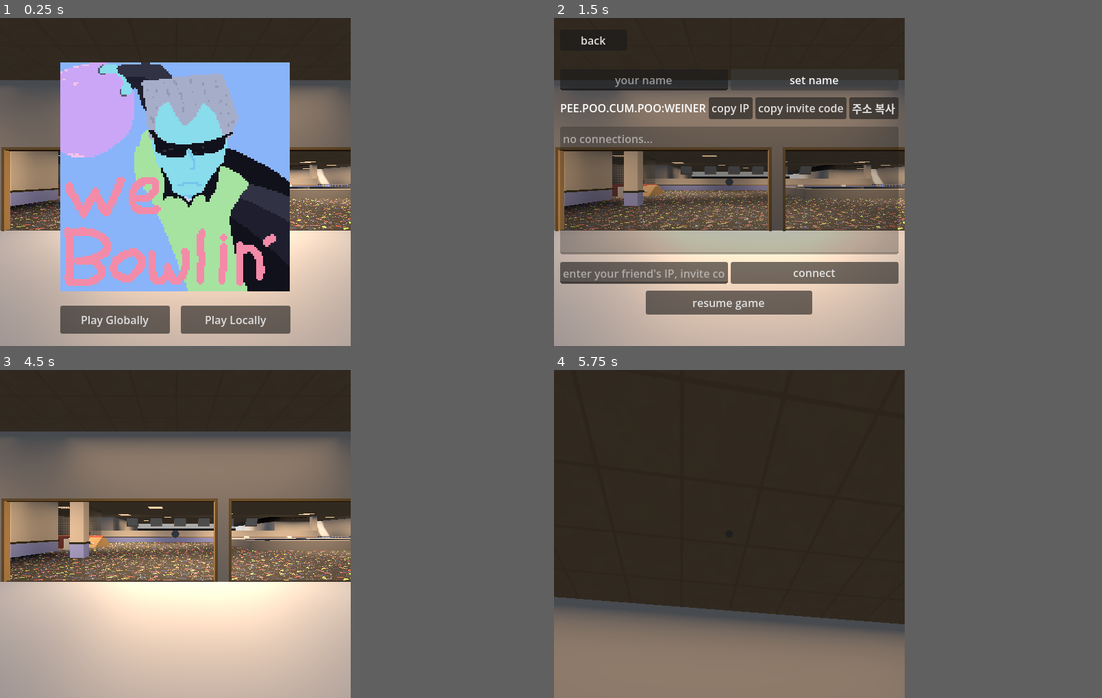
Above: before the commit, frames 1-4 (two rows, left to right).
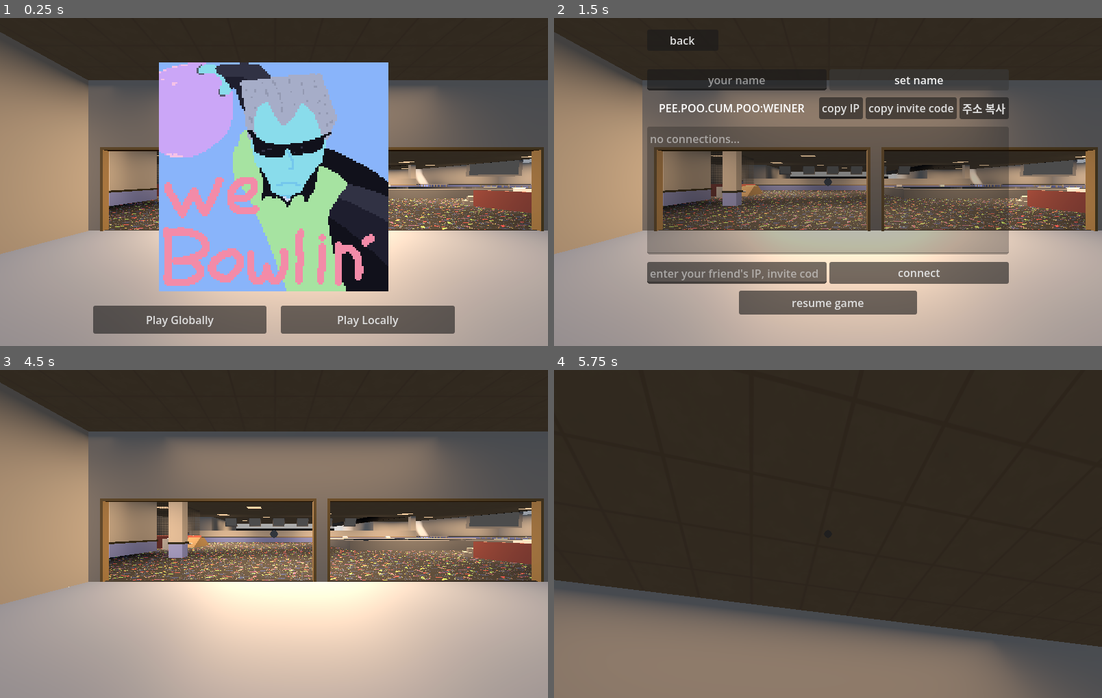
Above: after the commit, the same moments.

Repository: fennylol/wee_bowling
Game: Godot game, scene res://wee_bowlin.tscn
Two runs of this game, one before a commit and one after it. Both use one fixed random seed, a clock stepped at 60 frames per second and the inputs below.
Inputs (mouse positions are in pixels of both pictures, inside the frame that each line leads up to):
- Up to frame 1 (0.25 s): no input
- Up to frame 2 (1.5 s): click "Play Globally" at 0.5 s; click "set name" at 1.25 s
- Up to frame 3 (4.5 s): click "copy IP" at 2 s; click "copy invite code" at 2.75 s; click "주소 복사" at 3.5 s; click "resume game" at 4.25 s
- Up to frame 4 (5.75 s): tap Enter at 5 s; move the mouse to (751, 534) at 5.02 s; hold W (up) from 5.03 s (still down); click (751, 534) at 5.1 s; tap Space (jump) at 5.27 s
In our replay, the window is 512x480 before the commit and 800x480 after it. These sizes can differ from the game's own. Grey fills any space a smaller window leaves; there, only what the larger window draws over its background counts as a difference.

The runs differ from the first frame. In frame 1, 74% of the frame differs, in the area x 0-100%, y 4-100%; in frame 2, 56%; in frame 3, 57%; in frame 4, 10%.

Commit message:
slgiht networking changes
 so hopefully coop doesnt frame out anymore

Diff:
--- a/game_objects/ball/ball.gd
+++ b/game_objects/ball/ball.gd
@@ -50,7 +50,7 @@
    mass = 50 #lerp(MIN_WEIGHT, MAX_WEIGHT, 1-attribute_a)
 
    var phys_mat := PhysicsMaterial.new()
-   phys_mat.bounce = 0.25 #lerp(MIN_BOUNCE, MAX_BOUNCE, inverse_lerp(0.5,0.8,attribute_b))
+   phys_mat.bounce = 0.35 #lerp(MIN_BOUNCE, MAX_BOUNCE, inverse_lerp(0.5,0.8,attribute_b))
    physics_material_override = phys_mat
 
    set_name("Ball_" + str(int(attribute_a*100)) + "_" + str(int(attribute_b)))
--- a/game_objects/ball/ball_machines/ball_machine.gd
+++ b/game_objects/ball/ball_machines/ball_machine.gd
@@ -28,7 +28,7 @@
 
 func _return_ball(ball: Ball) -> void:
    ball.position = Vector3(0,1,-0.1)
-   ball.linear_velocity = Vector3(0.0,0.0,-2.5) * basis
+   ball.linear_velocity = Vector3(0.0,0.0,-1.5) * basis
    ball.IsCleared = false
    # so a peer that hasn't returned this ball yet can't clear it again
    ball.ClaimCounter += 1
--- a/multiplayer/OneTruePingus.gd
+++ b/multiplayer/OneTruePingus.gd
@@ -56,15 +56,8 @@
       if rx.search(str(new_port)): ExternPort = new_port
 ## a unique ID to differentiate our traffic on the network
 var NetworkID  : int               = 0
-## the local address we are sending from. [b]READONLY[/b]
-var LocalAddr  : String            = "":
-   set(new_val): LocalAddr = new_val
-   get():
-      for address in IP.get_local_addresses():
-         if _is_private_ipv4(address):
-            LocalAddr = address
-            return address
-      return "PEE.POO.CUM.POO"
+## the local address we are sending from. cached, see [method refresh_local_addr]. [b]READONLY[/b]
+var LocalAddr  : String            = "PEE.POO.CUM.POO"
 ## the local port we are sending from. [b]READONLY[/b]
 var LocalPort  : int               = 0:
    set(new_val): LocalPort = new_val
@@ -92,6 +85,7 @@
 func _init(external_address: String = "", network_id: int = 0, custom_stun_addr: String = "") -> void:
    NetworkID = network_id
    ExternAddr = external_address
+   refresh_local_addr()
    var bind_err = _Udp.bind(0)
    if bind_err != OK: _emit_control("ERROR: OneTruePingus failed to bind UDP socket"); return
    if NetworkID  == 0: _discover_network_id()
@@ -141,7 +135,16 @@
    if external:
       if ExternAddr == "" or ExternPort == -1: return "PEE.POO.CUM.POO:WEINER"
       return ExternAddr + ":" + (str(ExternPort) if ExternAddr != "PEE.POO.CUM.POO" else "WEINER" )
-   else: return LocalAddr + ":" + (str(LocalPort) if LocalAddr != "PEE.POO.CUM.POO" else "WEINER" )
+   refresh_local_addr()
+   return LocalAddr + ":" + (str(LocalPort) if LocalAddr != "PEE.POO.CUM.POO" else "WEINER" )
+## re-reads the first private IPv4 into [member LocalAddr]. this asks the OS for
+## every network interface (~0.1 ms or more), so call it rarely and never per packet.
+func refresh_local_addr() -> void:
+   for address in IP.get_local_addresses():
+      if _is_private_ipv4(address):
+         LocalAddr = address
+         return
+   LocalAddr = "PEE.POO.CUM.POO"
 ## add a IP:Port to target communications with.
 func add_peer(target_addr: String, target_port: int, target_id: int = 0) -> void:
    if target_id != 0 and target_id == NetworkID: return
--- a/project.godot
+++ b/project.godot
@@ -18,7 +18,7 @@
 
 [display]
 
-window/size/viewport_width=512
+window/size/viewport_width=800
 window/size/viewport_height=480
 window/stretch/mode="viewport"
 window/stretch/aspect="keep_height"
--- a/wee_bowling.gd
+++ b/wee_bowling.gd
@@ -3,6 +3,7 @@
 
 const DUMMY_NODE := preload("res://player/dummy/dummy.tscn")
 const GAMEOBJECT_SEND_INTERVAL: int = 2 # physics ticks
+const GAMEOBJECT_SEND_BUDGET: int = 4
 const HEARTBEAT_TIME: float = 1.0
 
 var GO_REGISTRY = GameObject.Registry
@@ -15,6 +16,7 @@
 var PeerNames: Dictionary = {}
 
 var _PhysicsTick: int = 0
+var _SendCursor: int = 0
 var _HeartbeatTimer: float = 0.0
 
 var DEBUG_PRINT_CONTROL_MESSAGES: bool = false
@@ -59,9 +61,22 @@
 
    _PhysicsTick += 1
    if _PhysicsTick % GAMEOBJECT_SEND_INTERVAL == 0:
-      for game_obj in GameObject.Registry.values():
-         if is_instance_valid(game_obj) and game_obj.should_broadcast():
-            _send_gameobject_transform_data(game_obj)
+      _send_gameobject_batch()
+
+
+func _send_gameobject_batch() -> void:
+   var objs: Array = GameObject.Registry.values()
+   if objs.is_empty(): return
+   var start: int = _SendCursor % objs.size()
+   var sent: int = 0
+   for i in objs.size():
+      if sent >= GAMEOBJECT_SEND_BUDGET: break
+      var idx: int = (start + i) % objs.size()
+      var game_obj = objs[idx]
+      if is_instance_valid(game_obj) and game_obj.should_broadcast():
+         _send_gameobject_transform_data(game_obj)
+         sent += 1
+         _SendCursor = idx + 1
 
 
 # ========================= #
@@ -69,7 +84,6 @@
 # ========================= #
 func _on_wbm_network_type_selected(global: bool) -> void:
    _WBM.set_ip_label(_OTP.get_addr_port(global))
-   # refresh stun so global is preloaded with a fresh address
    if not global: _OTP._discover_address()
 
 func _on_wbm_resume_button_pressed(resume: bool) -> void:
@@ -205,8 +219,6 @@
    data.append_array(machine.get_ball_states())
    if target_id: _OTP.send_data_to(target_id, DataTypes.BallMachineStateData, data)
    else: _OTP.send_data(DataTypes.BallMachineStateData, data)
-
-# unowned objects haven't moved since they spawned, so only owned ones are sent
 func _send_world_state_data(network_id: int) -> void:
    for game_obj in GameObject.Registry.values():
      if is_instance_valid(game_obj) and game_obj.OwnerID == _OTP.NetworkID and not game_obj.IsCleared:
